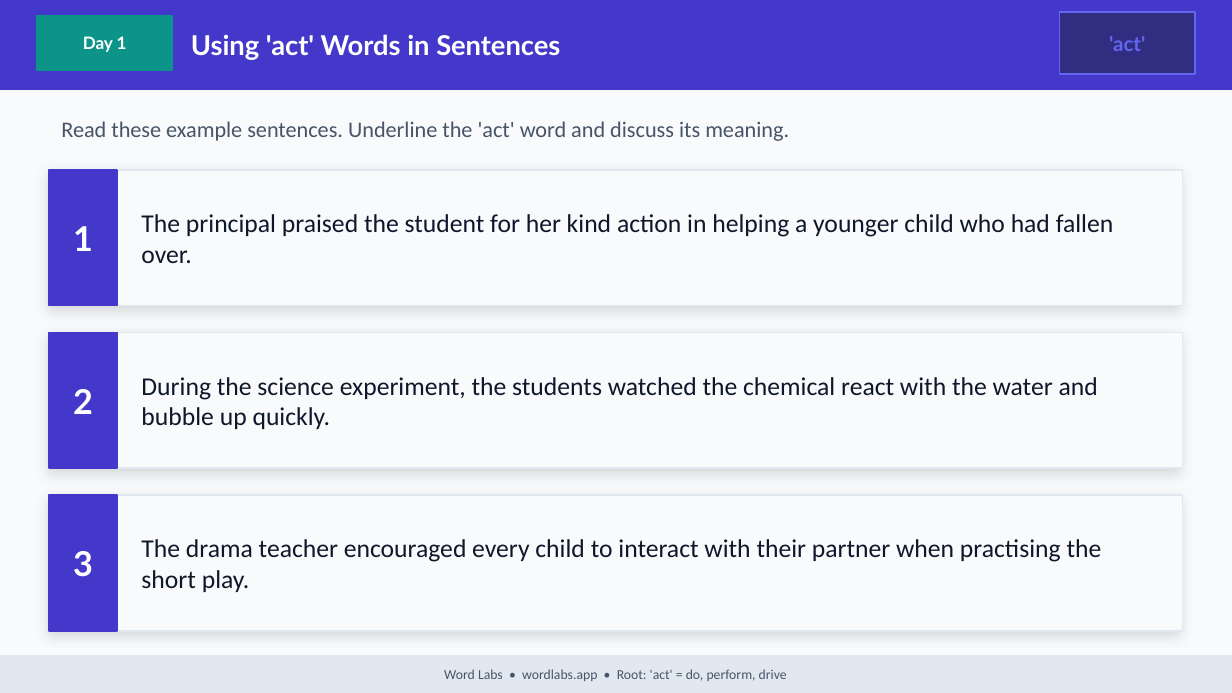
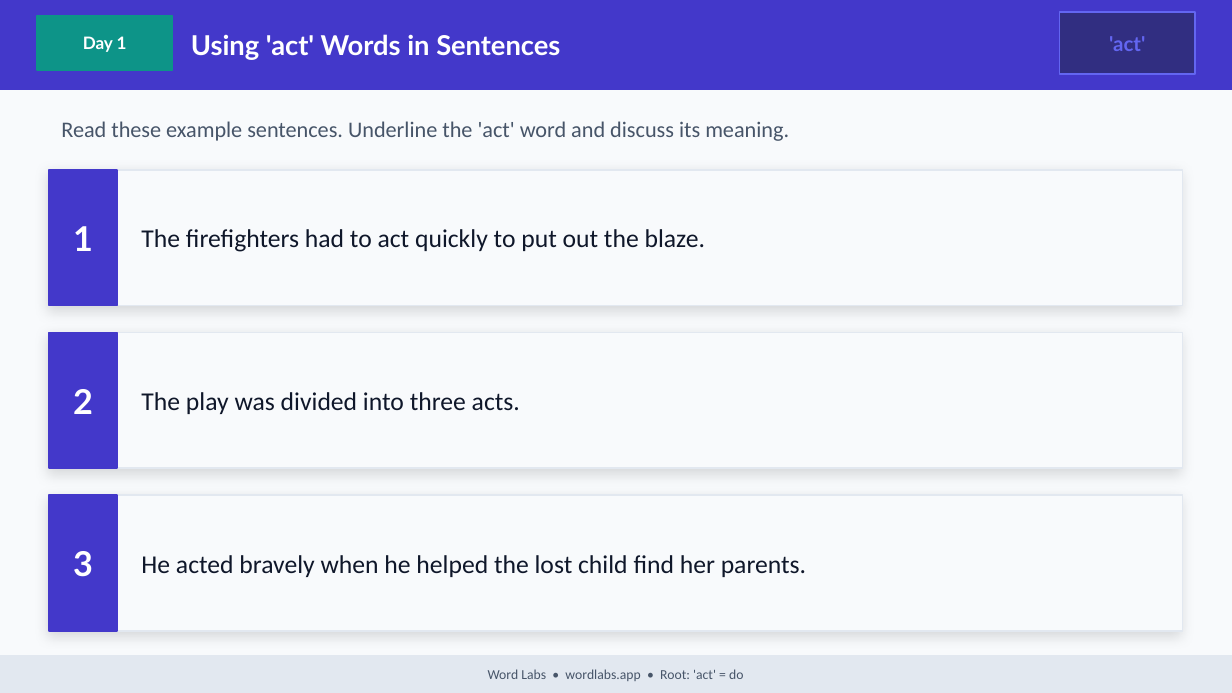
Before and after one commit to NickD135/morphology-builder, a slide deck: slide 9 of output/wordlabs-act-3day.pptx. Drawn at 1232x693 pixels with LibreOffice and Linux fonts; fonts in the diff are those of the drawing. Boxes give left, top, right and bottom in pixels: in the first picture for what was removed or moved away, otherwise in the second. Text is boxed around its words. In the diff, an @@ line names an element or a change of style, - is before the commit and + after.

```diff
--- a/output/wordlabs-act-3day.pptx
+++ b/output/wordlabs-act-3day.pptx
@@ text at <box>141,229,705,252</box>: text changed @@
-The principal praised the student for her kind action in helping a younger child who had fallen over.
+The firefighters had to act quickly to put out the blaze.
@@ text at <box>141,392,520,414</box>: text changed @@
-During the science experiment, the students watched the chemical react with the water and bubble up quickly.
+The play was divided into three acts.
@@ text at <box>141,555,806,577</box>: text changed @@
-The drama teacher encouraged every child to interact with their partner when practising the short play.
+He acted bravely when he helped the lost child find her parents.
@@ text at <box>488,669,743,681</box>: text changed @@
-Word Labs • wordlabs.app • Root: 'act' = do, perform, drive
+Word Labs • wordlabs.app • Root: 'act' = do
```
Also in this commit, not shown: 34 other slides changed, 4 other files.
